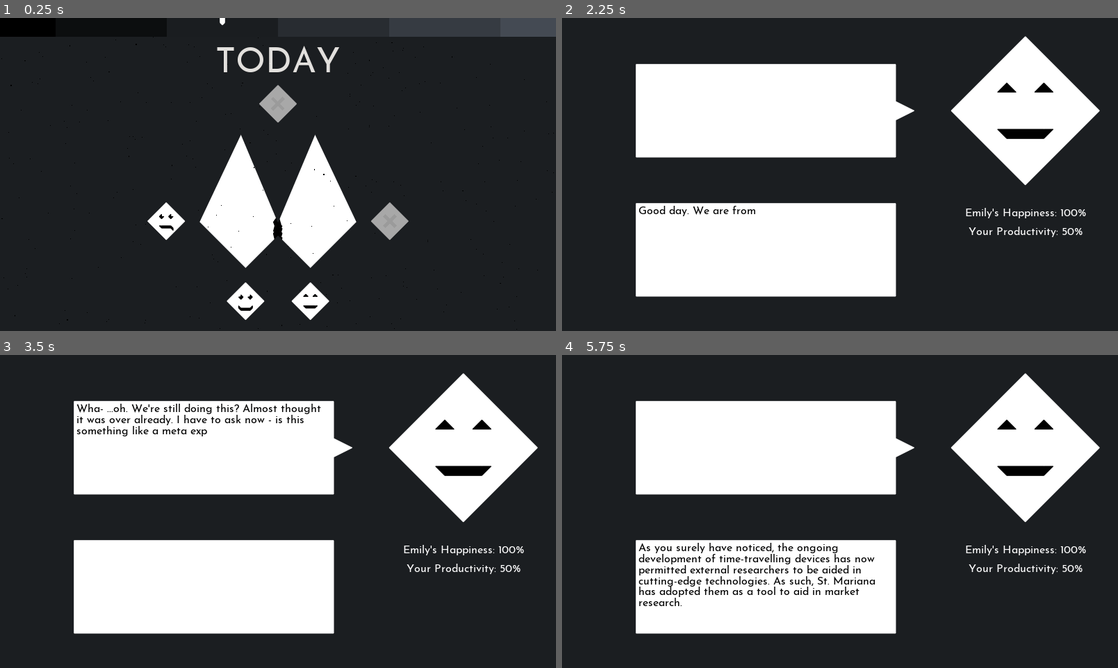
Above: before the commit, frames 1-4 (two rows, left to right).
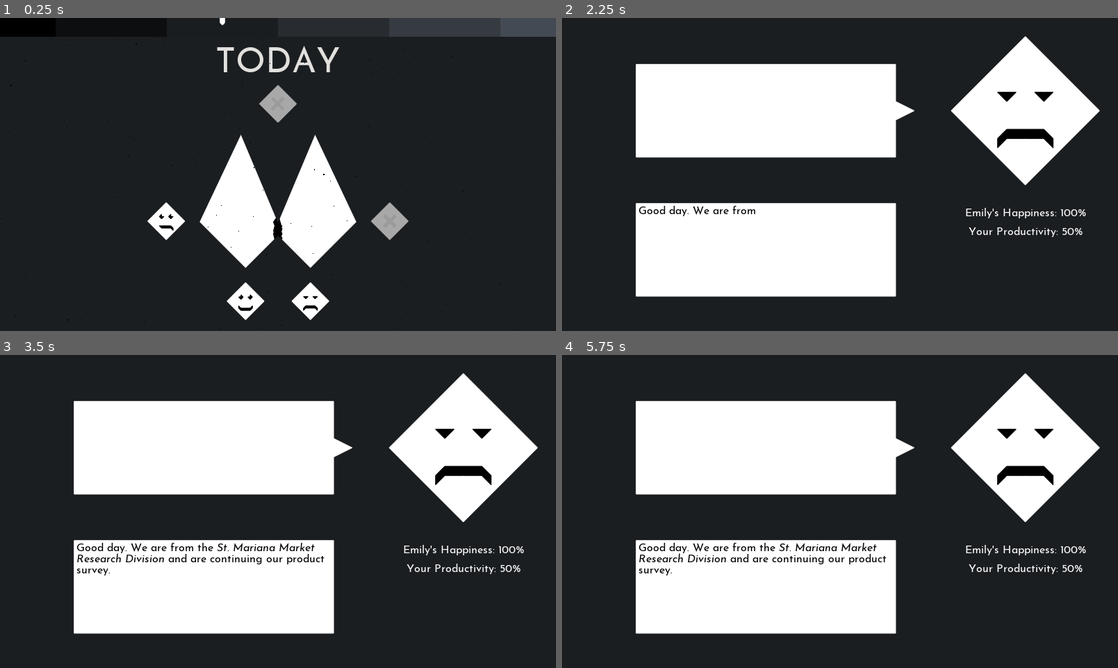
Above: after the commit, the same moments.

Repository: TidB/a-survey-in-a-small-town
Game: Godot game, scene res://start.tscn
The game is run twice, just before and just after one commit, with the same random seed, the same clock (stepped at 60 frames per second) and the same inputs. This scene is started directly instead of the project's main scene.
Inputs (mouse positions are in pixels of both pictures, inside the frame that each line leads up to):
- Up to frame 1 (0.25 s): no input
- Up to frame 2 (2.25 s): tap Enter at 0.5, 2 s; move the mouse to (840, 102) at 0.52 s; click (840, 102) at 0.67 s; tap Space at 1.25 s; move the mouse to (951, 221) at 1.27 s; click (951, 221) at 1.42 s; move the mouse to (873, 299) at 2.02 s; click (873, 299) at 2.17 s
- Up to frame 3 (3.5 s): tap Space at 2.75 s; move the mouse to (461, 448) at 2.77 s; click (461, 448) at 2.92 s
- Up to frame 4 (5.75 s): move the mouse to (1006, 558) at 3.52 s; click (1006, 558) at 3.67 s; tap Enter at 4.25 s; move the mouse to (673, 464) at 4.27 s; click (673, 464) at 4.42 s; move the mouse to (867, 511) at 5.02 s; click (867, 511) at 5.17 s

The runs differ from the first frame. In frame 1, less than 0.1% of the frame differs, in the area x 48-58%, y 14-94%; in frame 2, 0.4%; in frame 3, 2.2%; in frame 4, 2.8%, in the area x 13-89%, y 20-81%.

Commit message:
Dynamic assignments, dialogue fix, export preset, cringe export fix, swapped mary's and nelly's faces, better timeline label

Diff:
--- a/Global.gd
+++ b/Global.gd
@@ -1,7 +1,7 @@
 extends Node
 
 enum Person {Mary, Alison, Emily, Alex, Nelly}
-const TEXT_SPEED = 5.0
+const TEXT_SPEED = 1.0
 enum ReportState {Survey, Assignment, Evaluation}
 
 const ORDER = [2, 1, 3, 4, 0, 5]
@@ -12,6 +12,7 @@
 		'avail': [Person.Mary, Person.Alison, Person.Emily, Person.Alex, Person.Nelly],
 		'rift': [],
 		'wind': [0, 0, 0],
+		'asgmt': '\nRound 5: Timeline -40\n\nThis is technically the first interview, so no choices yet :)\n\nFind the questions in attachment 5-1.',
 	},
 	{
 		'offset': -25,
@@ -19,6 +20,7 @@
 		'avail': [Person.Mary, Person.Alex, Person.Emily, Person.Nelly],
 		'rift': [],
 		'wind': [0, 0, 0],
+		'asgmt': '\nRound 2: Timeline -25\n\nThis is technically only their second interview, so no choices yet :)\n\nFind the questions in attachment 2-1.',
 	},
 	{
 		'offset': 0,
@@ -26,6 +28,7 @@
 		'avail': [Person.Alex, Person.Emily, Person.Nelly],
 		'rift': ['Small'],
 		'wind': [1000, -5, 3],
+		'asgmt': '\nRound 1: Timeline ±0\n\nYou have a couple choices, use them wisely :)\n\nFind the questions in attachment 1-1.',
 	},
 	{
 		'offset': 5,
@@ -33,6 +36,7 @@
 		'avail': [Person.Alex, Person.Emily, Person.Nelly],
 		'rift': ['Medium'],
 		'wind': [2500, -10, 3],
+		'asgmt': '\nRound 3: Timeline +5\n\nYou have a couple choices, use them wisely :)\n\nFind the questions in attachment 3-1.',
 	},
 	{
 		'offset': 20,
@@ -40,6 +44,7 @@
 		'avail': [Person.Emily, Person.Nelly],
 		'rift': ['Large'],
 		'wind': [7500, -20, 3.1],
+		'asgmt': '\nRound 4: Timeline +20\n\nYou have a couple choices, use them wisely :)\n\nFind the questions in attachment 4-1.',
 	},
 	{
 		'offset': 60,
@@ -47,6 +52,7 @@
 		'avail': [Person.Nelly],
 		'rift': ['Final', 'FinalBase'],
 		'wind': [20000, -20, 3.2],
+		'asgmt': '\nRound 6: Timeline +60\n\nWe almost did it!! You have a couple choices, use them wisely :)\n\nFind the questions in attachment 6-1.',
 	},
 ]
 
@@ -91,6 +97,8 @@
 
 func evaluation_finished():
 	if report_state == ReportState.Evaluation or report_state == ReportState.Survey:
+		if current_step == 3:
+			get_tree().quit()
 		report_state = ReportState.Assignment
 		get_tree().change_scene("res://assignment.tscn")
 	else:
--- a/assignment.gd
+++ b/assignment.gd
@@ -17,6 +17,7 @@
 	$evaluation.visible = false
 
 func set_assignment():
+	$assignment/RichTextLabel.text = Global.current_config["asgmt"]
 	$survey.visible = true
 	$survey/bg.color = Color.darkgray
 	$assignment.visible = true
--- a/assignment.tscn
+++ b/assignment.tscn
@@ -63,7 +63,7 @@
 - Have fun ;)
 
 
-You can do it, we believe in you!"
+You can totally do it!!!"
 __meta__ = {
 "_edit_use_anchors_": false
 }
@@ -130,8 +130,9 @@
 custom_fonts/normal_font = SubResource( 3 )
 custom_colors/default_color = Color( 0, 0, 0, 1 )
 text = "
-- Aww, the interviewees were sad :(
-- Your productivity was low, so for the next round we have to restrict your choices a bit ;)"
+TODO
+
+: -----)"
 __meta__ = {
 "_edit_use_anchors_": false
 }
--- a/interview.gd
+++ b/interview.gd
@@ -23,7 +23,7 @@
 
 func parse_dialogue(name):
 	var file = File.new()
-	file.open("res://dialogue/" + name + ".txt", File.READ)
+	file.open("res://dialogue/" + name.to_lower() + ".txt", File.READ)
 	var content = file.get_as_text()
 	file.close()
 
--- a/person.tscn
+++ b/person.tscn
@@ -15,22 +15,22 @@
 
 [node name="Faces" type="Node2D" parent="."]
 
-[node name="Mary" type="Node2D" parent="Faces"]
+[node name="Emily" type="Node2D" parent="Faces"]
 visible = false
 
-[node name="Polygon2D" type="Polygon2D" parent="Faces/Mary"]
+[node name="Polygon2D" type="Polygon2D" parent="Faces/Emily"]
 position = Vector2( 0, 8 )
 color = Color( 0, 0, 0, 1 )
 antialiased = true
 polygon = PoolVector2Array( -16, -24, -24, -24, -16, -16, -8, -24, -8, -24, -16, -24 )
 
-[node name="Polygon2D2" type="Polygon2D" parent="Faces/Mary"]
+[node name="Polygon2D2" type="Polygon2D" parent="Faces/Emily"]
 position = Vector2( 32, 8 )
 color = Color( 0, 0, 0, 1 )
 antialiased = true
 polygon = PoolVector2Array( -16, -24, -24, -24, -16, -16, -8, -24, -8, -24, -16, -24 )
 
-[node name="Polygon2D3" type="Polygon2D" parent="Faces/Mary"]
+[node name="Polygon2D3" type="Polygon2D" parent="Faces/Emily"]
 color = Color( 0, 0, 0, 1 )
 antialiased = true
 polygon = PoolVector2Array( -16, 16, 0, 16, 16, 16, 24, 24, 24, 32, 16, 24, 0, 24, -16, 24, -24, 32, -24, 24 )
@@ -85,22 +85,22 @@
 color = Color( 0, 0, 0, 1 )
 polygon = PoolVector2Array( -24, -16, -16, -24, -16, -32, -24, -24 )
 
-[node name="Emily" type="Node2D" parent="Faces"]
+[node name="Mary" type="Node2D" parent="Faces"]
 visible = false
 
-[node name="Polygon2D" type="Polygon2D" parent="Faces/Emily"]
+[node name="Polygon2D" type="Polygon2D" parent="Faces/Mary"]
 position = Vector2( 0, 8 )
 color = Color( 0, 0, 0, 1 )
 antialiased = true
 polygon = PoolVector2Array( -16, -32, -24, -24, -16, -24, -8, -24, -8, -24, -16, -32 )
 
-[node name="Polygon2D2" type="Polygon2D" parent="Faces/Emily"]
+[node name="Polygon2D2" type="Polygon2D" parent="Faces/Mary"]
 position = Vector2( 32, 8 )
 color = Color( 0, 0, 0, 1 )
 antialiased = true
 polygon = PoolVector2Array( -16, -32, -24, -24, -16, -24, -8, -24, -8, -24, -16, -32 )
 
-[node name="Polygon2D3" type="Polygon2D" parent="Faces/Emily"]
+[node name="Polygon2D3" type="Polygon2D" parent="Faces/Mary"]
 color = Color( 0, 0, 0, 1 )
 antialiased = true
 polygon = PoolVector2Array( -16, 16, 16, 16, 24, 16, 16, 24, -16, 24, -24, 16 )
--- a/start.gd
+++ b/start.gd
@@ -17,7 +17,7 @@
 	update_wind(value)
 
 func update_label(value):
-	$Timeline/Label.text = Global.current_config['name'].to_upper()
+	$Label.text = Global.current_config['name'].to_upper()
 
 func update_bg(value):
 	$TownCutout.color = Global.get_bg_color()
--- a/start.tscn
+++ b/start.tscn
@@ -28,6 +28,10 @@
 shader_param/amount = 10.0
 shader_param/speed = 1.5
 
+[sub_resource type="DynamicFont" id=8]
+size = 120
+font_data = ExtResource( 2 )
+
 [sub_resource type="Curve" id=5]
 _data = [ Vector2( 0, 0 ), 0.0, 0.0, 0, 0, Vector2( 0.144737, 1 ), 0.0, 0.0, 0, 0, Vector2( 1, 0 ), 0.0, 0.0, 0, 0 ]
 
@@ -47,10 +51,6 @@
 scale_random = 0.24
 scale_curve = SubResource( 6 )
 color = Color( 0, 0, 0, 1 )
-
-[sub_resource type="DynamicFont" id=8]
-size = 120
-font_data = ExtResource( 2 )
 
 [sub_resource type="Shader" id=9]
 code = "shader_type canvas_item;
@@ -139,16 +139,7 @@
 position = Vector2( 574, 701 )
 person = 4
 
-[node name="Particles2D" type="Particles2D" parent="."]
-position = Vector2( 960, 728 )
-amount = 20000
-lifetime = 4.0
-preprocess = 2.0
-process_material = SubResource( 7 )
-
-[node name="Timeline" type="Node2D" parent="."]
-
-[node name="Label" type="Label" parent="Timeline"]
+[node name="Label" type="Label" parent="."]
 material = ExtResource( 7 )
 margin_top = 96.0
 margin_right = 1920.0
@@ -158,6 +149,15 @@
 __meta__ = {
 "_edit_use_anchors_": false
 }
+
+[node name="Particles2D" type="Particles2D" parent="."]
+position = Vector2( 960, 728 )
+amount = 20000
+lifetime = 4.0
+preprocess = 2.0
+process_material = SubResource( 7 )
+
+[node name="Timeline" type="Node2D" parent="."]
 
 [node name="Slider" type="Polygon2D" parent="Timeline"]
 material = SubResource( 10 )
Not shown, changed: dialogue/alex.txt
Not shown, changed: dialogue/emily.txt
Not shown, changed: dialogue/nelly.txt
Not shown, added: export_presets.cfg
